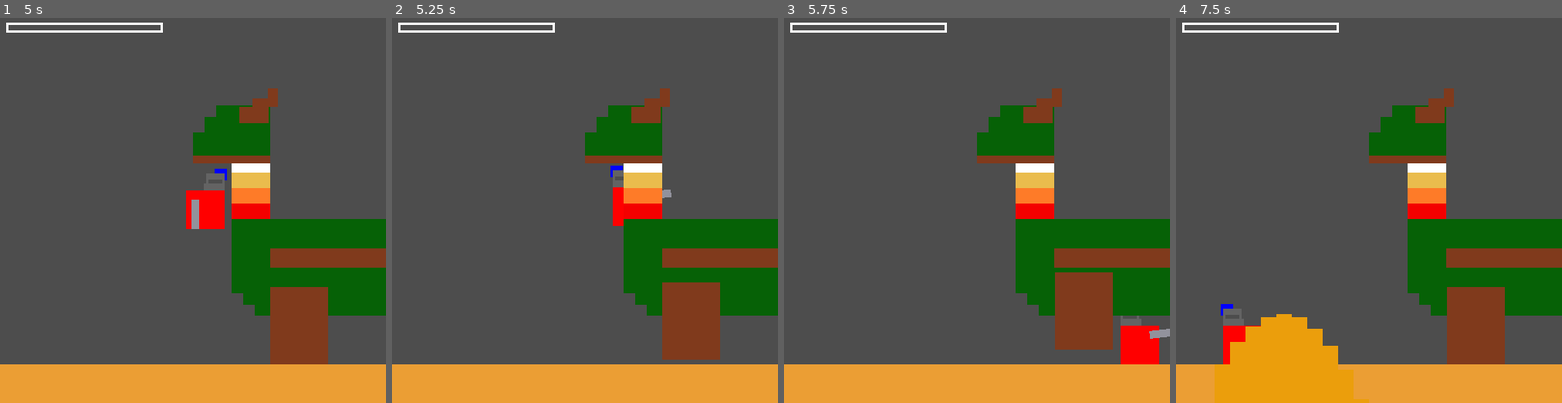
Above: before the commit, frames 1-4 (left to right).
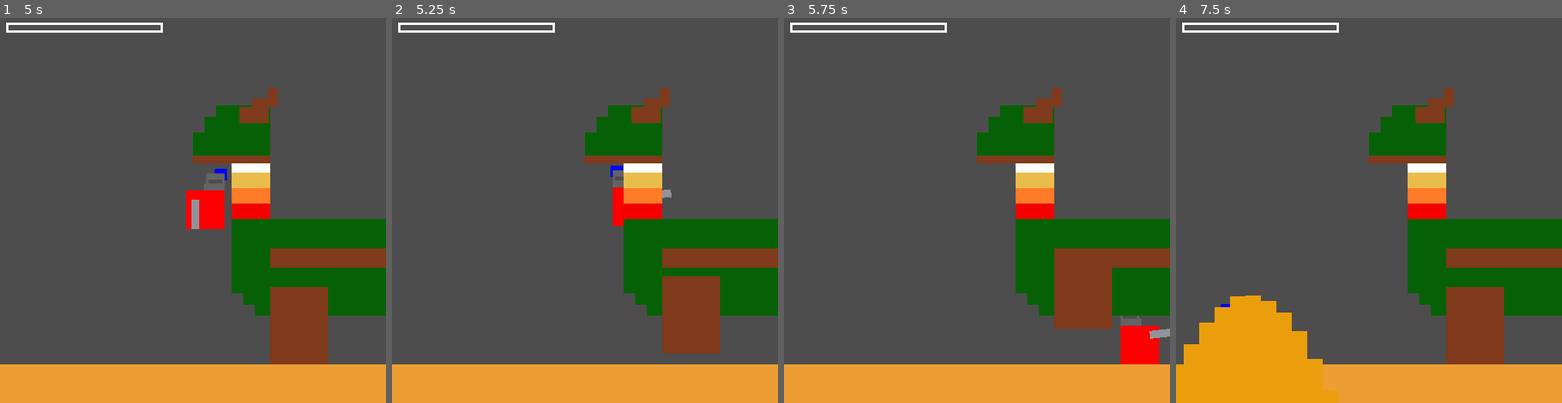
Above: after the commit, the same moments.

Repository: AceLeft/Dragon-Fall-Godot
Game: Godot game, scene res://lair/lair.tscn
The game is run twice, just before and just after one commit, with the same random seed, the same clock (stepped at 60 frames per second) and the same inputs.
Inputs:
- Up to frame 1 (5 s): hold Space (attack) 0.53-1.28 s; hold D (move_right) 0.53-2.03 s; tap S (jump) at 0.77, 1.52, 3.02, 3.77, 4.52 s; tap Space (attack) at 1.35, 2.85, 4.35 s; hold Left (move_left) 2.03-2.78 s; hold Space (attack) 2.03-2.78 s; hold D (move_right) 2.78-4.28 s; hold Space (attack) 3.53-4.28 s; hold Left (move_left) from 4.28 s (still down)
- Up to frame 2 (5.25 s): release Left (move_left) at 5.03 s; hold D (move_right) from 5.03 s (still down); hold Space (attack) from 5.03 s (still down)
- Up to frame 3 (5.75 s): keep holding D (move_right); keep holding Space (attack)
- Up to frame 4 (7.5 s): release D (move_right) at 5.78 s; release Space (attack) at 5.78 s; hold Left (move_left) 5.78-7.28 s; tap Space (attack) at 5.85, 7.35 s; tap S (jump) at 6.02, 6.77 s; hold Space (attack) 6.53-7.28 s; hold D (move_right) from 7.28 s (still down)

Frame 1 is identical in both runs. In frame 2, 0.5% of the frame differs, in the area x 70-85%, y 67-89%; in frame 3, 1.1%; in frame 4, 4.6%, in the area x 0-86%, y 69-100%.

Commit message:
Remove wait from Dragon stomp

Diff:
--- a/project/dragon/dragon.tscn
+++ b/project/dragon/dragon.tscn
@@ -55,7 +55,7 @@
 
 [sub_resource type="Animation" id="Animation_uk4eu"]
 resource_name = "slam_ground"
-length = 1.4
+length = 1.2
 tracks/0/type = "value"
 tracks/0/imported = false
 tracks/0/enabled = true
@@ -63,10 +63,10 @@
 tracks/0/interp = 1
 tracks/0/loop_wrap = true
 tracks/0/keys = {
-"times": PackedFloat32Array(0, 1, 1.3, 1.4),
-"transitions": PackedFloat32Array(1, 1, 1, 1),
+"times": PackedFloat32Array(0, 1, 1.2),
+"transitions": PackedFloat32Array(1, 0.5, 1),
 "update": 0,
-"values": [Vector2(350, 350), Vector2(351, 323), Vector2(351, 323), Vector2(351, 350)]
+"values": [Vector2(350, 350), Vector2(350, 286), Vector2(350, 350)]
 }
 
 [sub_resource type="AnimationLibrary" id="AnimationLibrary_pd8oy"]
